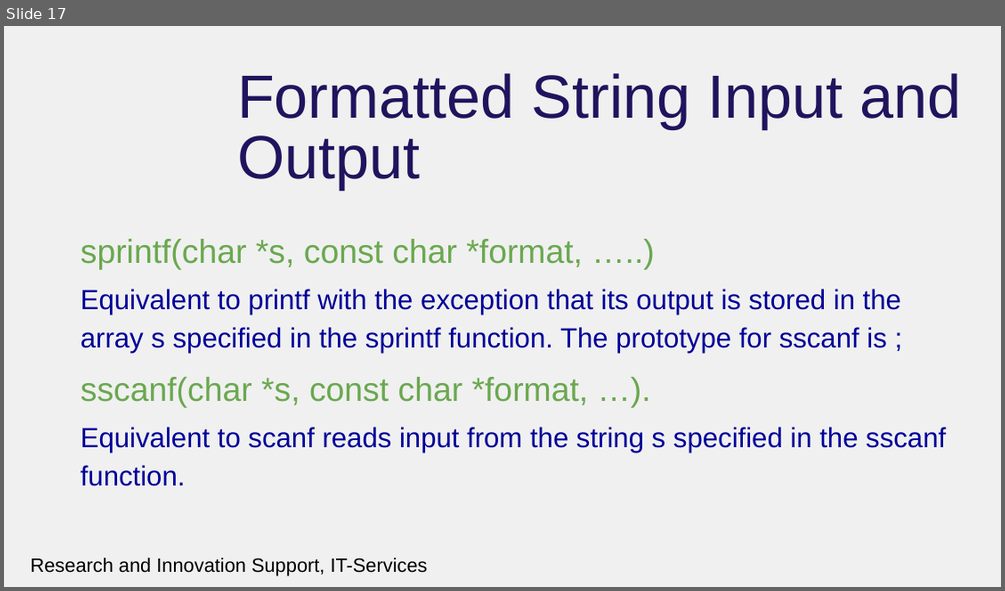
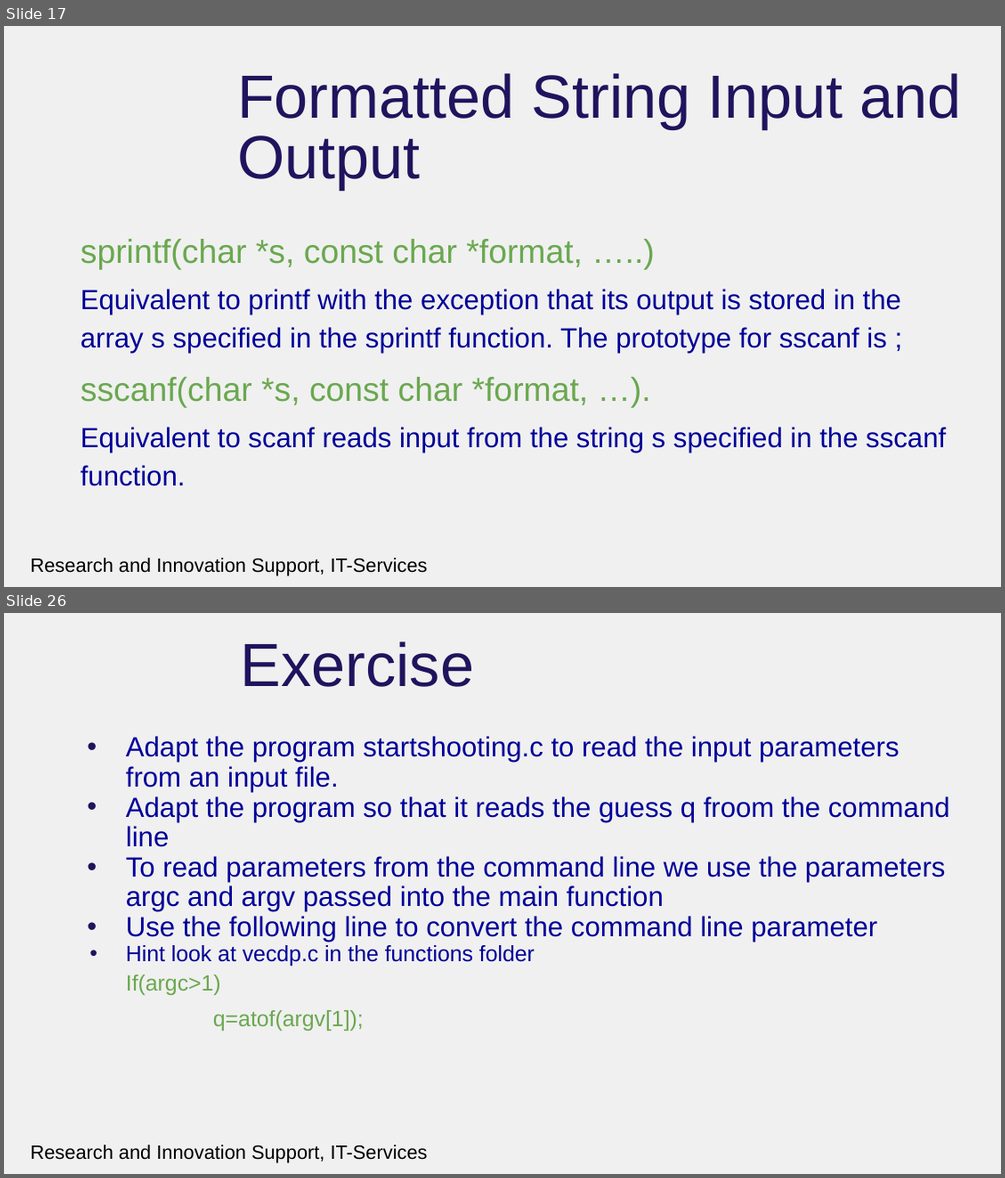
Before and after one commit to rcgsheffield/introc, a slide deck: archive/presentations/FurtherDataTypesandFileProcessing.pptx. Shown one above the other, each under a label of ours: slide 17 before the commit, slides 17 and 26 after it; the slides between them are not shown. The pictures are 1005x591 and 1005x1178 pixels, drawn with LibreOffice and Linux fonts; fonts in the diff are those of the drawing; background and template pictures are left out. Boxes give left, top, right and bottom in pixels: in the first picture for what was removed or moved away, otherwise in the second. Text is boxed around its words. In the diff, an @@ line names an element or a change of style, - is before the commit and + after.

```diff
--- a/archive/presentations/FurtherDataTypesandFileProcessing.pptx
+++ b/archive/presentations/FurtherDataTypesandFileProcessing.pptx
@@ slide 26 added at (4, 613, 1001, 1174), background #F0F0F0; not listed: 1 template element that a slide beside it also shows @@
@@ title added at (241, 641, 474, 687), 44 pt, text #1F145D @@
+Exercise
@@ text added at (126, 736, 950, 1030), 20 pt, text #000099 @@
+• Adapt the program startshooting.c to read the input parameters from an input file.
+• Adapt the program so that it reads the guess q froom the command line
+• To read parameters from the command line we use the parameters argc and argv passed into the main function
+• Use the following line to convert the command line parameter
+• Hint look at vecdp.c in the functions folder
+If(argc>1)
+q=atof(argv[1]);
```
Also in this commit, not shown: 10 other slides added, 7 other files.
